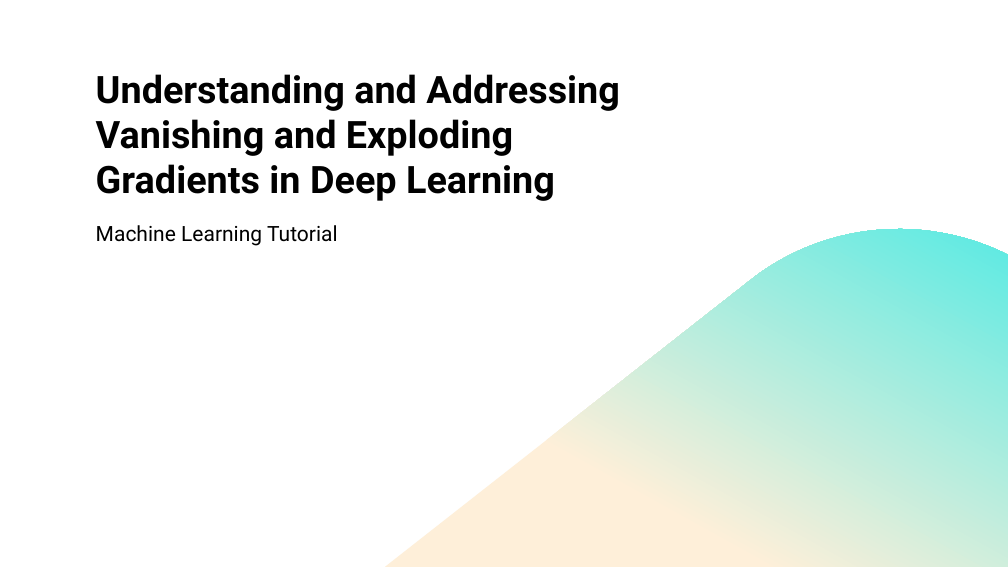
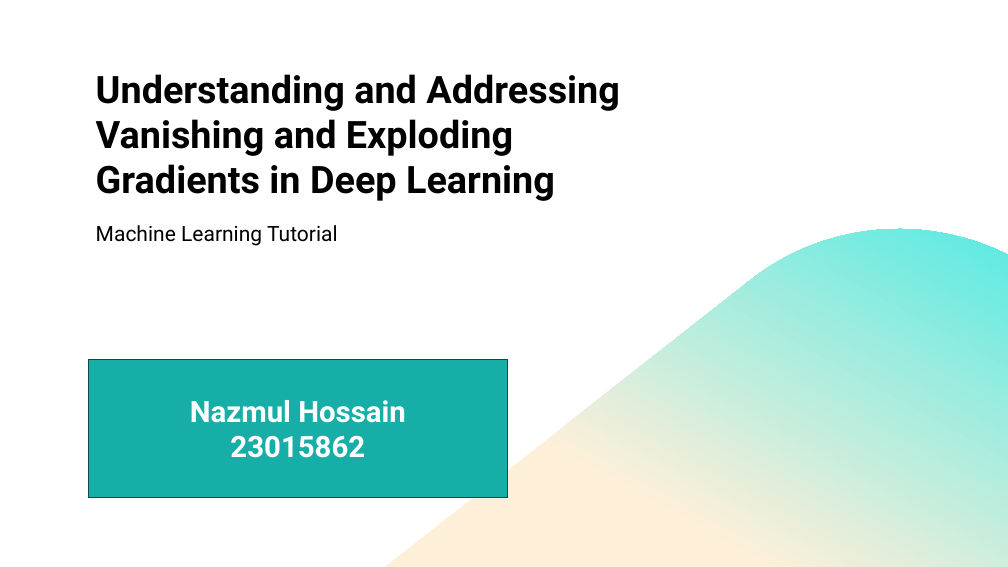
Before and after one commit to nazmul-nil/vanishing_gradients_tutorial_MLNN, a slide deck: slide 1 of tutorial/Vanishing_gradients.pptx. Drawn at 1008x567 pixels with LibreOffice and Linux fonts; fonts in the diff are those of the drawing. Boxes give left, top, right and bottom in pixels: in the first picture for what was removed or moved away, otherwise in the second. Text is boxed around its words. In the diff, an @@ line names an element or a change of style, - is before the commit and + after.

```diff
--- a/tutorial/Vanishing_gradients.pptx
+++ b/tutorial/Vanishing_gradients.pptx
@@ rectangle added at (88,359,507,497), fill #16AEA7, outline #0A4C49 1 pt, 28 pt, text #FFFFFF, bold @@
+Nazmul Hossain
+23015862
```
Also in this commit, not shown: 18 other slides changed, 10 slides added, 3 other files.
